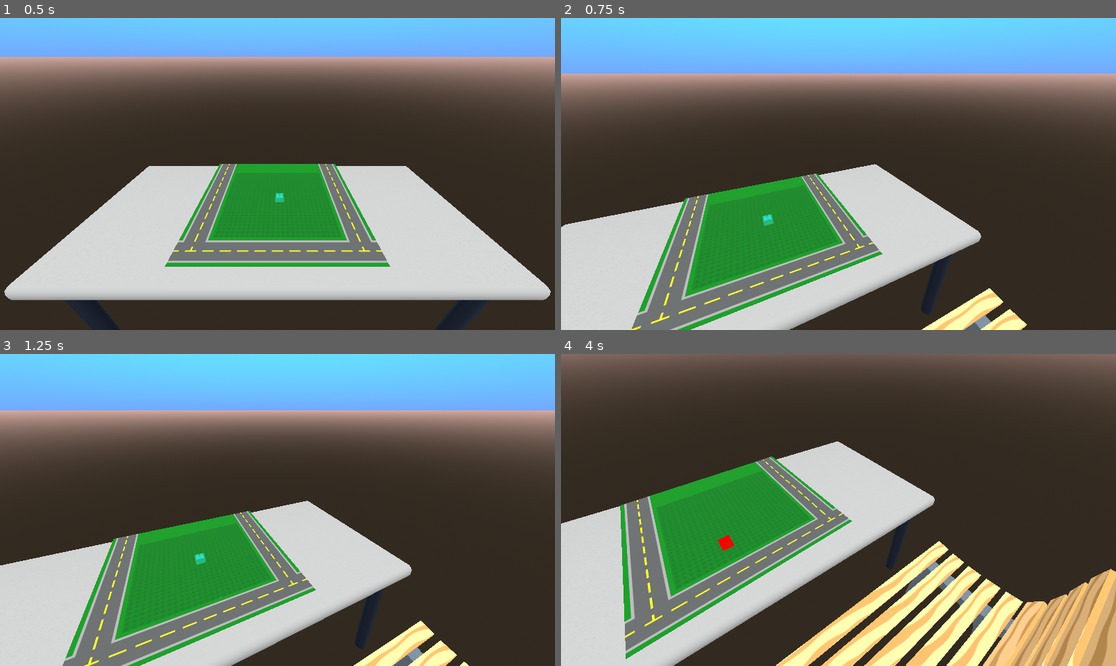
Above: before the commit, frames 1-4 (two rows, left to right).
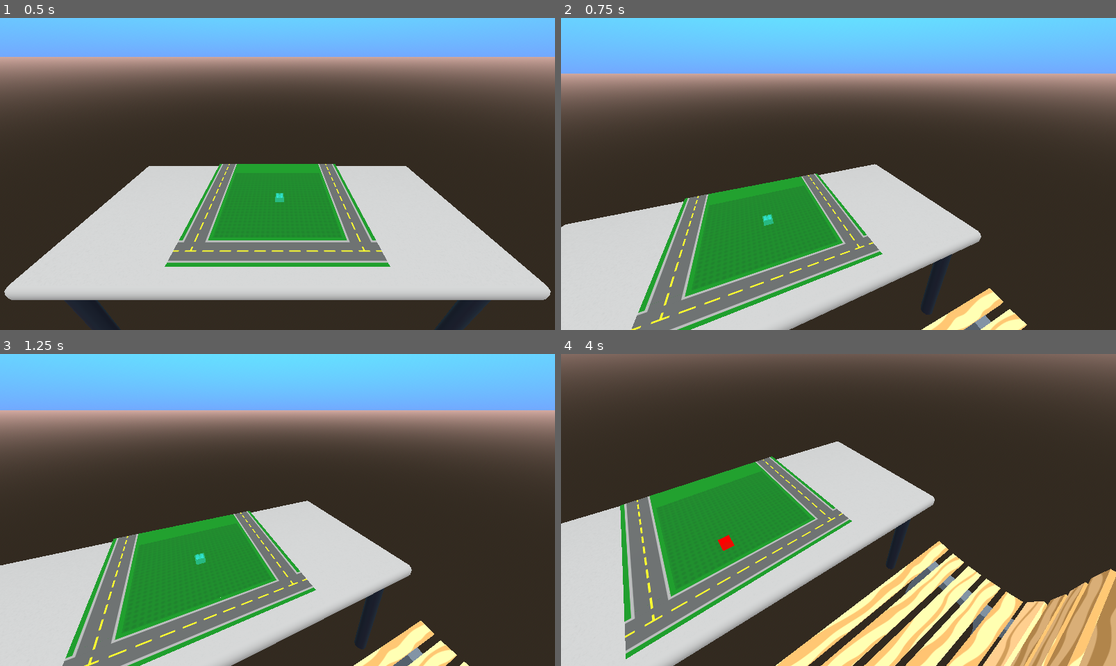
Above: after the commit, the same moments.

Repository: CE-Studio/gmtk2024
Game: Godot game, scene res://Scenes/game.tscn
Same seed, same stepped clock (60 frames per second), same inputs: the game is played once before the commit and once after it.
Inputs (mouse positions are in pixels of both pictures, inside the frame that each line leads up to):
- Up to frame 1 (0.5 s): no input
- Up to frame 2 (0.75 s): tap Enter at 0.5 s; move the mouse to (960, 158) at 0.52 s; press the mouse at (960, 158) at 0.53 s; hold Up from 0.53 s (still down)
- Up to frame 3 (1.25 s): keep holding Up
- Up to frame 4 (4 s): release Up at 1.25 s; release the mouse at (960, 494) at 1.25 s; drag from (727, 525) to (810, 572) at 1.27 s; move the mouse to (894, 441) at 2.02 s; hold Up 2.03-2.75 s; tap A (game_rotate_cw) at 2.1 s; drag from (810, 572) to (672, 463) at 2.77 s; move the mouse to (1005, 556) at 3.52 s; hold Down from 3.53 s (still down); tap Tab at 3.6 s

Frame 1 is identical in both runs. In frame 2, 0.3% of the frame differs, in the area x 66-80%, y 86-100%; in frame 3, 0.3%; in frame 4, 3.8%, in the area x 38-100%, y 59-100%.

Commit message:
Bench tweaks, menu fix

Diff:
--- a/Scenes/menu.tscn
+++ b/Scenes/menu.tscn
@@ -254,7 +254,7 @@
 tracks/8/type = "value"
 tracks/8/imported = false
 tracks/8/enabled = true
-tracks/8/path = NodePath("Control/Title:scale")
+tracks/8/path = NodePath("Control/Control/Title:scale")
 tracks/8/interp = 1
 tracks/8/loop_wrap = true
 tracks/8/keys = {
@@ -266,14 +266,14 @@
 tracks/9/type = "value"
 tracks/9/imported = false
 tracks/9/enabled = true
-tracks/9/path = NodePath("Control/Title:position")
+tracks/9/path = NodePath("Control/Control/Title:position")
 tracks/9/interp = 1
 tracks/9/loop_wrap = true
 tracks/9/keys = {
 "times": PackedFloat64Array(0, 17, 18, 19),
 "transitions": PackedFloat64Array(1, 2, 0.5, 1),
 "update": 0,
-"values": [Vector2(448, 250), Vector2(448, 250), Vector2(448, 175), Vector2(448, 100)]
+"values": [Vector2(-108, 250), Vector2(-108, 250), Vector2(-108, 175), Vector2(-108, 100)]
 }
 
 [sub_resource type="Animation" id="Animation_gudph"]
@@ -377,7 +377,7 @@
 tracks/8/type = "value"
 tracks/8/imported = false
 tracks/8/enabled = true
-tracks/8/path = NodePath("Control/Title:scale")
+tracks/8/path = NodePath("Control/Control/Title:scale")
 tracks/8/interp = 1
 tracks/8/loop_wrap = true
 tracks/8/keys = {
@@ -389,14 +389,14 @@
 tracks/9/type = "value"
 tracks/9/imported = false
 tracks/9/enabled = true
-tracks/9/path = NodePath("Control/Title:position")
+tracks/9/path = NodePath("Control/Control/Title:position")
 tracks/9/interp = 1
 tracks/9/loop_wrap = true
 tracks/9/keys = {
 "times": PackedFloat64Array(0),
 "transitions": PackedFloat64Array(1),
 "update": 0,
-"values": [Vector2(448, 100)]
+"values": [Vector2(-108, 100)]
 }
 
 [sub_resource type="AnimationLibrary" id="AnimationLibrary_g37oa"]
@@ -568,16 +568,29 @@
 texture = ExtResource("6_sq6b7")
 expand_mode = 5
 
-[node name="Title" type="TextureRect" parent="Control"]
+[node name="Control" type="Control" parent="Control"]
 layout_mode = 1
 anchors_preset = 5
 anchor_left = 0.5
 anchor_right = 0.5
+offset_left = -20.0
+offset_right = 20.0
+offset_bottom = 40.0
+grow_horizontal = 2
+
+[node name="Title" type="TextureRect" parent="Control/Control"]
+layout_mode = 1
+anchors_preset = 8
+anchor_left = 0.5
+anchor_top = 0.5
+anchor_right = 0.5
+anchor_bottom = 0.5
 offset_left = -128.0
-offset_top = 100.0
+offset_top = 80.0
 offset_right = 128.0
-offset_bottom = 228.0
+offset_bottom = 208.0
 grow_horizontal = 2
+grow_vertical = 2
 scale = Vector2(2, 2)
 pivot_offset = Vector2(128, 64)
 texture = ExtResource("7_f4p1r")
Not shown, changed: Models/bench.obj
Not shown, changed: artassets/bench.blend
Not shown, changed: artassets/bench.blend1
